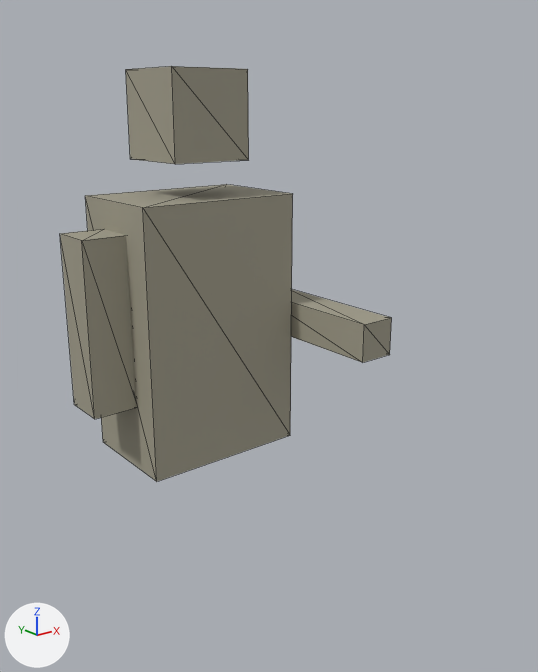
A saved change to the glTF model game/assets/units/konkurs.glb.
Rendered twice from a camera (50 mm lens) standing at (-1.075, -1.675, 1.58) and looking at (0.031, -0.292, 1.027). The lights are fixed; the arrows at lower left show +X, +Y and +Z. The picture after the commit comes second. Mesh edges are drawn as thin lines. Where no turn or scale is listed for an object, it has been applied to the vertices. Vertices at exactly the same position are counted once.

In view in the first picture: 'Arm_L', 'Arm_R', 'Body', 'Head'.
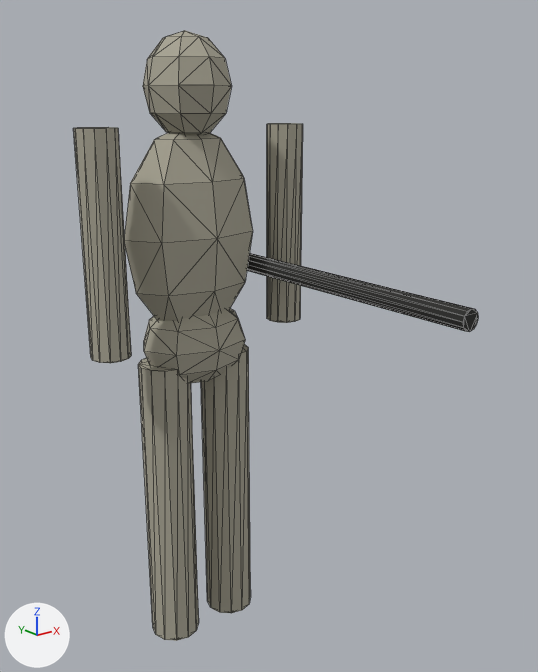
Changed parts and their boxes (x1, y1, x2, y2) in the pictures (538 x 672 px):
'Body', deleted: before (85, 184, 293, 482)
'Torso', added: after (124, 132, 253, 321)
'Arm_L', recoloured, surface changed, reshaped, moved (23% narrower, 24% taller): before (60, 229, 136, 419); after (73, 127, 131, 363)
'Head', reshaped, moved (27% narrower, 7% taller): before (126, 66, 249, 164); after (143, 30, 232, 135)
'Leg_L', added: after (138, 358, 199, 641)
'Leg_R', added: after (201, 344, 251, 613)
'Arm_R', recoloured, surface changed, reshaped, moved: before (291, 289, 392, 362); after (267, 123, 303, 323)
'Pelvis', now drawn: after (144, 308, 245, 383)
'Rifle', added: after (247, 253, 478, 332)
part 2 of me_arm_r, added: after (267, 123, 303, 323)
part 3 of me_arm_r, deleted: before (291, 289, 392, 362)

The change, as a list of edits to the scene's bpy script:
```text
Change mat_camo:
    mat_camo.base_color: (0.36, 0.34, 0.26) -> (0.4, 0.38, 0.3)  # grey #a29e8b -> grey #aaa695
    mat_camo.roughness: 0.8 -> 0.86
Add mat_track:
    mat_track = principled_material('track')
    mat_track.base_color = (0.02, 0.02, 0.018)  # black #272724
    mat_track.roughness = 0.9
Change me_arm_l:
    used by ob_arm_l; location = (-0.28, 0.0, 1.05)
    remove me_arm_l.from_pydata(...)  # 8 vertices, 12 faces; spans x -0.06..0.06, y -0.06..0.06, z -0.225..0.225
    add me_arm_l.from_pydata(...)  # 24 vertices, 44 faces; spans x -0.05..0.05, y -0.05..0.05, z -0.275..0.275
    me_arm_l part 1: the whole mesh is rebuilt
Change me_arm_r:
    used by ob_arm_r; location = (0.28, -0.2, 1.0)
    remove me_arm_r.from_pydata(...)  # 8 vertices, 12 faces; spans x -0.05..0.05, y -0.225..0.225, z -0.05..0.05
    add me_arm_r.from_pydata(...)  # 24 vertices, 44 faces; spans x -0.05..0.05, y -0.05..0.05, z -0.275..0.275
    me_arm_r part 2: 24 vertices added at x -0.05..0.05, y -0.05..0.05, z -0.275..0.275, forming a 12-sided cylinder along z
    me_arm_r part 3: 8 vertices removed from x -0.05..0.05, y -0.225..0.225, z -0.05..0.05
Change me_head:
    used by ob_head; location = (0.0, 0.0, 1.55)
    remove me_head.from_pydata(...)  # 8 vertices, 12 faces; spans x -0.11..0.11, y -0.11..0.11, z -0.11..0.11
    add me_head.from_pydata(...)  # 42 vertices, 80 faces; spans x -0.11..0.11, y -0.12..0.12, z -0.13..0.13
    me_head part 4: 8 vertices removed from x -0.11..0.11, y -0.11..0.11, z -0.11..0.11; 42 vertices added at x -0.11..0.11, y -0.12..0.12, z -0.13..0.13, forming an icosphere of 80 faces
Add me_torso:
    me_torso.from_pydata(...)  # an icosphere of 80 faces spanning x -0.2..0.2, y -0.12..0.12, z -0.28..0.28
    me_torso.materials.append(mat_camo)  # grey #aaa695
Add me_rifle:
    me_rifle.from_pydata(...)  # 24 vertices, 44 faces; spans x -0.025..0.025, y -0.425..0.425, z -0.025..0.025
    me_rifle.materials.append(mat_track)  # black #272724
Add me_leg_r:
    me_leg_r.from_pydata(...)  # a 12-sided cylinder along z spanning x -0.07..0.07, y -0.07..0.07, z -0.425..0.425
    me_leg_r.materials.append(mat_camo)  # grey #aaa695
Change ob_arm_l:
    ob_arm_l.location: (-0.28, 0.0, 1.05) -> (-0.28, -0.05, 1.25)
Change ob_arm_r:
    ob_arm_r.location: (0.28, -0.2, 1.0) -> (0.28, -0.05, 1.25)
Remove ob_body:
    ob_body = bpy.data.objects.new('Body', me_body)
    ob_body.location = (0.0, 0.0, 1.0)
Change ob_head:
    ob_head.location: (0.0, 0.0, 1.55) -> (0.0, 0.0, 1.62)
Add ob_torso:
    ob_torso = bpy.data.objects.new('Torso', me_torso)
    ob_torso.location = (0.0, 0.0, 1.25)
Add ob_rifle:
    ob_rifle = bpy.data.objects.new('Rifle', me_rifle)
    ob_rifle.location = (0.18, -0.35, 1.15)
Add ob_leg_r:
    ob_leg_r = bpy.data.objects.new('Leg_R', me_leg_r)
    ob_leg_r.location = (0.1, 0.0, 0.48)
Add ob_leg_l:
    ob_leg_l = bpy.data.objects.new('Leg_L', me_leg_r.copy())
    ob_leg_l.location = (-0.1, 0.0, 0.48)
```
